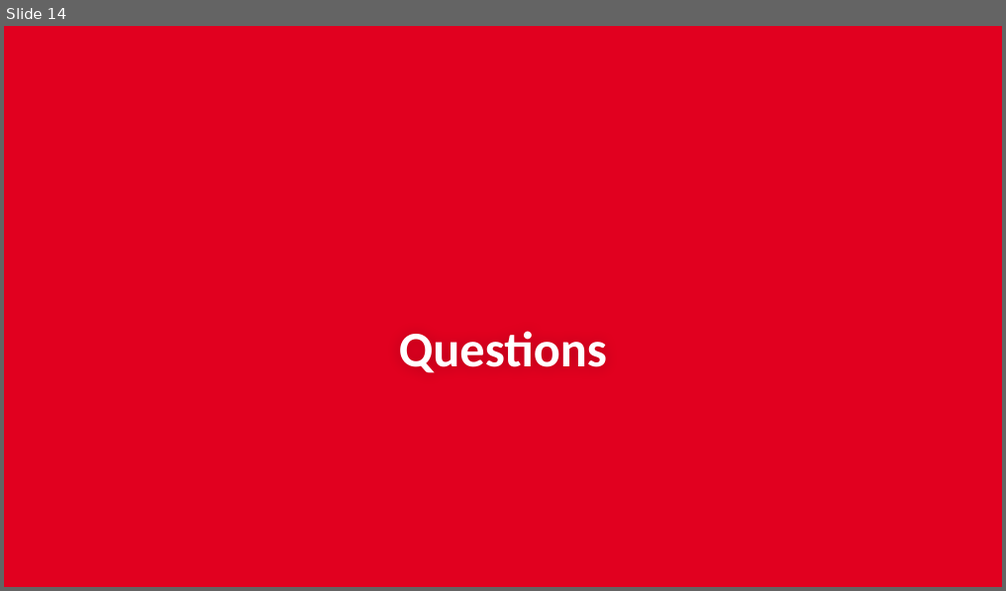
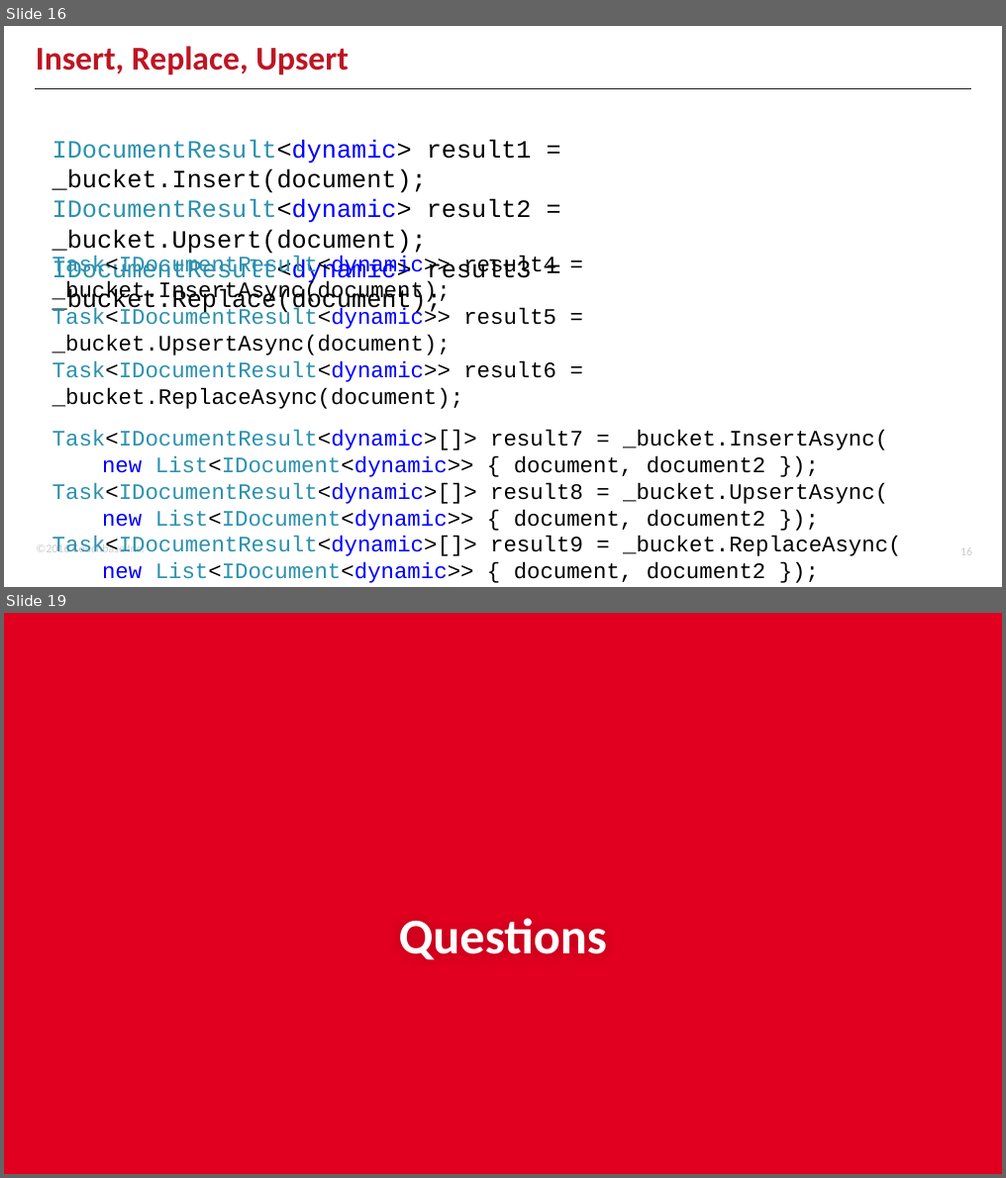
Before and after one commit to couchbaselabs/aspnet-nosql-workshop, a slide deck: 02/02.pptx. Shown one above the other, each under a label of ours: slide 14 before the commit, slides 16 and 19 after it; the slides between them are not shown. The pictures are 1006x591 and 1006x1178 pixels, drawn with LibreOffice and Linux fonts; fonts in the diff are those of the drawing; background and template pictures are left out. Boxes give left, top, right and bottom in pixels: in the first picture for what was removed or moved away, otherwise in the second. Text is boxed around its words. In the diff, an @@ line names an element or a change of style, - is before the commit and + after.

```diff
--- a/02/02.pptx
+++ b/02/02.pptx
@@ slide 16 added at bbox=[4, 26, 1002, 587], background #FFFFFF @@
@@ title added at bbox=[36, 46, 349, 76], 24 pt, text #BE1523, bold @@
+Insert, Replace, Upsert
@@ line added from (35, 89) to (971, 89), #1E1C1C 1 pt @@
@@ text added at bbox=[53, 139, 634, 530], 18 pt, text #000000 @@
+IDocumentResult<dynamic> result1 = _bucket.Insert(document);
+IDocumentResult<dynamic> result2 = _bucket.Upsert(document);
+IDocumentResult<dynamic> result3 = _bucket.Replace(document);
@@ text added at bbox=[53, 255, 901, 583], 16 pt, text #000000 @@
+Task<IDocumentResult<dynamic>> result4 = _bucket.InsertAsync(document);
+Task<IDocumentResult<dynamic>> result5 = _bucket.UpsertAsync(document);
+Task<IDocumentResult<dynamic>> result6 = _bucket.ReplaceAsync(document);
+Task<IDocumentResult<dynamic>[]> result7 = _bucket.InsertAsync(
+new List<IDocument<dynamic>> { document, document2 });
+Task<IDocumentResult<dynamic>[]> result8 = _bucket.UpsertAsync(
+new List<IDocument<dynamic>> { document, document2 });
+Task<IDocumentResult<dynamic>[]> result9 = _bucket.ReplaceAsync(
+new List<IDocument<dynamic>> { document, document2 });
@@ text added at bbox=[36, 543, 145, 553], 8.5 pt, text #CCCCCC @@
+©2016 Couchbase Inc.
@@ page number added at bbox=[960, 548, 972, 556], 8.5 pt, text #CCCCCC @@
+16
@@ what was slide 14 is now slide 19 @@
```
Also in this commit, not shown: 1 slide changed, 4 other slides added.
